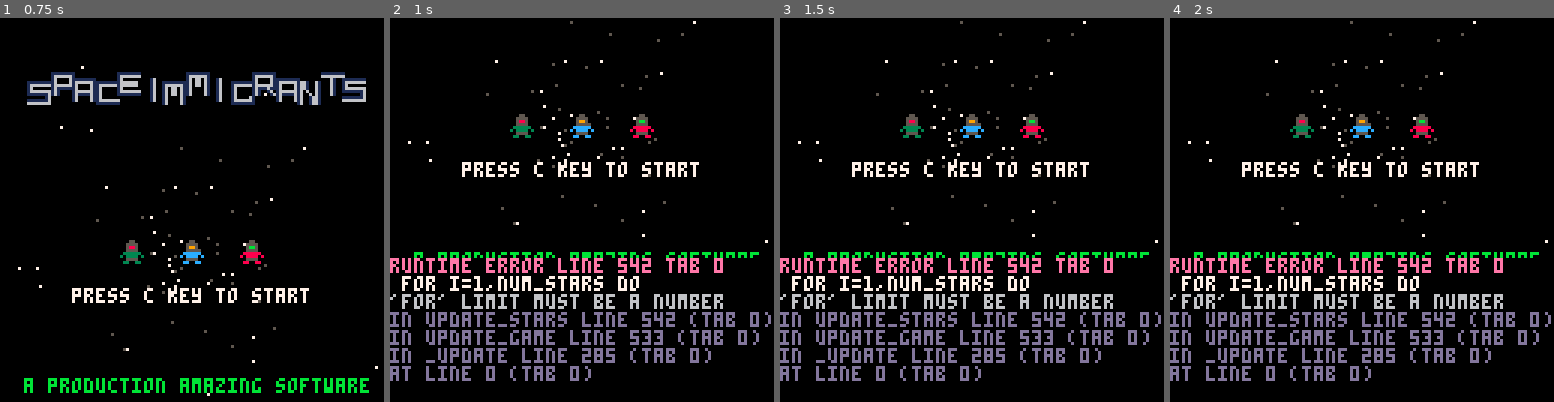
Above: before the commit, frames 1-4 (left to right).
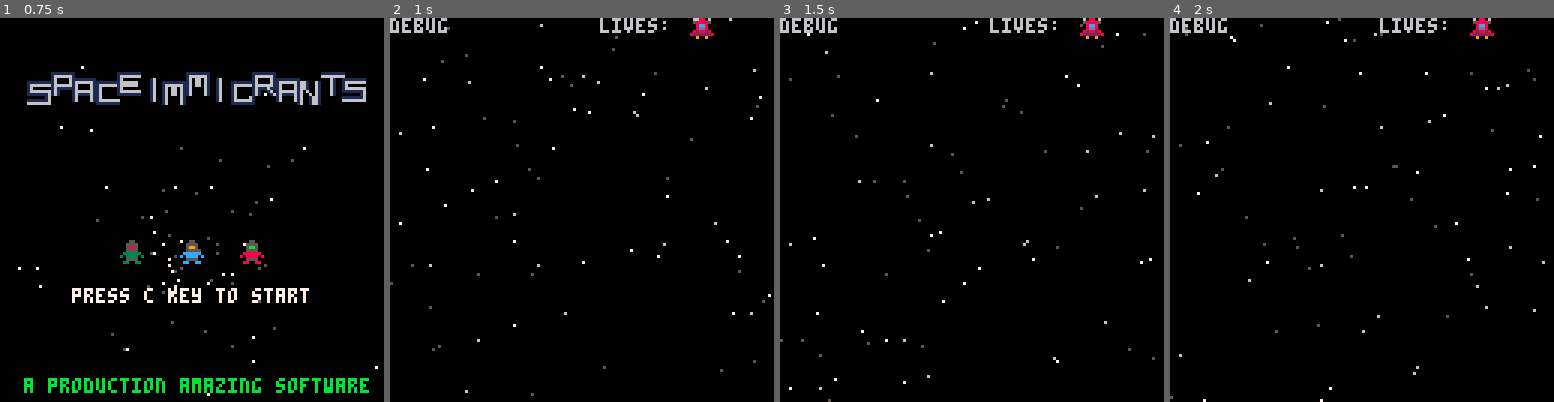
Above: after the commit, the same moments.

Repository: ltpitt/lua-pico-8-invaders
Game: PICO-8 cartridge pico-8-invaders.p8
Same seed, same stepped clock (60 frames per second), same inputs: the game is played once before the commit and once after it.
Inputs:
- Up to frame 1 (0.75 s): tap X (X key) at 0.33 s; tap O (Z key) at 0.7 s
- Up to frame 2 (1 s): no input
- Up to frame 3 (1.5 s): tap X (X key) at 1.07 s
- Up to frame 4 (2 s): hold Right from 1.6 s (still down); tap O (Z key) at 1.7 s; tap X (X key) at 1.85 s

Frame 1 is identical in both runs. In frame 2, 12% of the frame differs, in the area x 0-100%, y 0-99%; in frame 3, 12%; in frame 4, 12%.
Error before the commit: runtime error line 542 tab 0; for i=1,num_stars do; 'for' limit must be a number

Commit message:
feat: Changed _init logic. update_entity_animation and draw_entities now support multiple game states

Diff:
--- a/pico-8-invaders.p8
+++ b/pico-8-invaders.p8
@@ -1,18 +1,14 @@
 pico-8 cartridge // http://www.pico-8.com
 version 8
 __lua__
-entities = {}
-bullets = {}
-game = {}
-game.timer = 1
-game.tick = 1
-text="debug"
+
 
 --
 --- sprite code
 --
-function new_entity(x,y,tick,sprite_list,active,oneshot,move,height,width)
+function new_entity(game_state,x,y,tick,sprite_list,active,oneshot,move,height,width)
  local e = {}
+ e.game_state = game_state
  e.x = x
  e.y = y
  e.sprite_list = sprite_list
@@ -29,23 +25,27 @@
 end
 
 function draw_entities(entity)
- if (entity.active == 1) then
-  spr(entity.sprite_list[entity.current],entity.x,entity.y)
+ if entity.game_state == game.state then
+  if (entity.active == 1) then
+   spr(entity.sprite_list[entity.current],entity.x,entity.y)
+  end
  end
 end
 
 function update_entity_animation(entity)
- if entity.player != 1 then
-  if (entity.active==1) then
-   -- check to see if we're on a tick
-   if (game.timer % entity.tick == 1) then
-    if (entity.current < #entity.sprite_list) then
-      entity.current+=1
-    else
-      entity.current=1
-      if (entity.oneshot==1) then
-        del(entities,entity)
-      end
+ if entity.game_state==game.state then
+  if entity.player != 1 then
+   if (entity.active==1) then
+    -- check to see if we're on a tick
+    if (game.timer % entity.tick == 1) then
+     if (entity.current < #entity.sprite_list) then
+       entity.current+=1
+     else
+       entity.current=1
+       if (entity.oneshot==1) then
+         del(entities,entity)
+       end
+     end
     end
    end
   end
@@ -72,7 +72,7 @@
  local sprite_list = {}
  sprite_list[1] = 1
  sprite_list[2] = 1
- ship = new_entity(x,y,5,sprite_list, 1, 0, 1, 8, 6, 1)
+ ship = new_entity("game",x,y,5,sprite_list, 1, 0, 1, 8, 6, 1)
  ship.type = "player"
  return ship
 end
@@ -99,7 +99,7 @@
  return powerup
 end
 
-function make_cyclop(x,y,color)
+function make_cyclop(game_state,x,y,color)
  local sprite_list={}
  if color=="green" then
   add_to_sprite=0
@@ -114,7 +114,7 @@
  sprite_list[2] = (33 + add_to_sprite)
  sprite_list[3] = (34 + add_to_sprite)
  sprite_list[4] = (35 + add_to_sprite)
- cyclop=new_entity(x,y,5,sprite_list, 1, 0, 1, 8, 8, 1)
+ cyclop=new_entity(game.states.menu,x,y,5,sprite_list, 1, 0, 1, 8, 8, 1)
  return cyclop
 end
 
@@ -260,8 +260,8 @@
 
 function _draw()
  cls()
- if game.state == game.states.splash then
-     draw_splash()
+ if game.state == game.states.menu then
+     draw_menu()
  elseif game.state == game.states.game then
      draw_game()
  elseif game.state == game.states.pause then
@@ -282,8 +282,8 @@
 end
 
 function _update()
- if game.state == game.states.splash then
-     update_splash()
+ if game.state == game.states.menu then
+     update_menu()
  elseif game.state == game.states.game then
      update_game()
  elseif game.state == game.states.pause then
@@ -295,26 +295,31 @@
 
 function _init(  )
  cls()
- -- game states
- game = {}
+ --
+ -- general game init
+ --
+
+ game = {
+  score = 0,
+  timer = 0,
+  screen_size = 128,
+  tick=1
+ }
  game.states = {
-     splash = 0,
-     game = 1,
-     pause = 2,
-     gameover = 3
+  menu = 0,
+  game = 1,
+  pause = 2,
+  gameover = 3
  }
- game.state = game.states.splash
- game.score = 0
- game.timer = 0
- game.screen_size = 128
- if game.state == game.states.splash then
-     init_splash()
- elseif game.state == game.states.game then
-     init_game()
- elseif game.state == game.states.pause then
-     init_pause()
- elseif game.state == game.states.gameover then
-     init_gameover()
+ game.state = game.states.menu
+ entities={}
+ bullets={}
+ text="debug"
+ stars={}
+ stars.number=76
+ stars.game_stars={}
+ for i=1,stars.number do
+  add(stars.game_stars, {rnd(128), rnd(128), 1+rnd(3)})
  end
  -- colors
  colors={
@@ -335,9 +340,10 @@
   darkpink=14,
   pink=15
  }
-end
-
-function init_splash()
+ --
+ -- init_menu
+ --
+
  --music
  start_music(3)
  --center of screen
@@ -348,7 +354,6 @@
  starzv={}
  --2d positions
  starscrx={} starscry={}
- stars=76 --number of stars
  --angle
  angx=0      angy=0      angz=0
  --angle velocity
@@ -362,8 +367,9 @@
  -- camera movement
  a=0.0001
  b={7,5,7} -- colors
- -- init_splash_stars
- for x=1,stars do
+ -- init_menu_stars
+ stars_number=stars.number
+ for x=1,stars_number do
   add(starx,rnd(256)-128)
   add(stary,rnd(256)-128)
   add(starz,200)
@@ -372,57 +378,36 @@
   add(starscry,centery)
  end
  cls()
-
- -- red cyclop splash
- make_intro_cyclop(40,74,"green")
-
- -- blue cyclop splash
- make_intro_cyclop(60,74,"blue")
-
- -- green cyclop splash
- make_intro_cyclop(80,74,"red")
-
-end
-
-
-function init_game()
- -- init game stars
- game_stars={}
- num_stars=10
- for i=1,num_stars do
-  add(game_stars, {rnd(128), rnd(128), 1+rnd(3)})
- end
- ship = make_ship(64,100)
- green_powerup = make_powerup(64,32,"green")
- red_powerup = make_powerup(84,32,"red")
- green_cyclop = make_cyclop(24,64,"green")
- blue_cyclop = make_cyclop(34,64,"blue")
- red_cyclop = make_cyclop(44,64,"red")
- yellow_cyclop = make_cyclop(54,64,"yellow")
- ----make_saucer(32,32)
- ship.type = "player"
- ship.firerate = 5
-end
-
--- splash
-
-function update_splash()
+ -- red cyclop menu
+ make_menu_cyclop(game.states.menu,40,74,"green")
+
+ -- blue cyclop menu
+ make_menu_cyclop(game.states.menu,60,74,"blue")
+
+ -- green cyclop menu
+ make_menu_cyclop(game.states.menu,80,74,"red")
+end
+
+
+-- menu
+function update_menu()
  foreach(entities,update_entity_animation)
  update_timer()
 end
 
-function draw_splash()
- draw_splash_stars()
- draw_splash_logo()
+function draw_menu()
+ draw_menu_stars()
+ draw_menu_logo()
  foreach(entities,draw_entities)
- draw_splash_start_key()
- draw_splash_footer()
+ draw_menu_start_key()
+ draw_menu_footer()
  if btn(4) then
   game.state = game.states.game
  end
-end
-
-function draw_splash_logo()
+
+end
+
+function draw_menu_logo()
  for i = 1,15 do
    t1 = game.timer + i*10 -- change letters animation type
    x = cos(t0)*2 -- x for the animation
@@ -431,7 +416,7 @@
  end
 end
 
-function make_intro_cyclop(x,y,color)
+function make_menu_cyclop(game_state,x,y,color)
  local sprite_list={}
  if color=="red" then
   add_to_sprite=0
@@ -445,23 +430,23 @@
  sprite_list[3] = (98 + add_to_sprite)
  sprite_list[4] = (99 + add_to_sprite)
  sprite_list[5] = (100 + add_to_sprite)
- cyclop=new_entity(x,y,5,sprite_list, 1, 0, 1, 8, 8, 1)
+ cyclop=new_entity(game.states.menu,x,y,5,sprite_list, 1, 0, 1, 8, 8, 1)
  return cyclop
 end
 
 
-function draw_splash_start_key()
+function draw_menu_start_key()
    print("press c key to start",24,90,7)
 end
 
-function draw_splash_footer()
+function draw_menu_footer()
    color = (flr(rnd(19)))
    print("a production amazing software",8,120,color)
 end
 
-function draw_splash_stars()
-
- for x=1,stars do
+function draw_menu_stars()
+
+ for x=1,stars.number do
   --erase old
   pset(starscrx[x],starscry[x],0)
 
@@ -536,20 +521,20 @@
  update_stars()
  foreach(entities,update_entity_animation)
  foreach(bullets, update_bullet)
- are_bullets_colliding()
- is_ship_colliding(ship)
- update_ship()
+ --are_bullets_colliding()
+ --is_ship_colliding(ship)
+ --update_ship()
 end
 
 function update_stars()
- for i=1,num_stars do
-  y = game_stars[i][2]
-  y += game_stars[i][3]
+ for i=1,stars.number do
+  y = stars.game_stars[i][2]
+  y += stars.game_stars[i][3]
   if y > 128 then
    y = y - 128
-   game_stars[i][1] = rnd(127)
+   stars.game_stars[i][1] = rnd(127)
   end
-  game_stars[i][2] = y
+  stars.game_stars[i][2] = y
  end
 end
 
@@ -561,11 +546,26 @@
  foreach(bullets, draw_bullet)
  -- debug
  --print(ship.firerate, 64, 64, 3)
+
+ -- init game stars
+
+
+ -- init game
+ --ship = make_ship(64,100)
+ --green_powerup = make_powerup(64,32,"green")
+ --red_powerup = make_powerup(84,32,"red")
+ --green_cyclop = make_cyclop(24,64,"green")
+ --blue_cyclop = make_cyclop(34,64,"blue")
+ --red_cyclop = make_cyclop(44,64,"red")
+ --yellow_cyclop = make_cyclop(54,64,"yellow")
+ --ship.type = "player"
+ --ship.firerate = 5
+
 end
 
 function draw_stars()
- for i=1,num_stars do
-  star = game_stars[i]
+ for i=1,stars.number do
+  star = stars.game_stars[i]
   x = star[1]
   y = star[2]
   col = 4+star[3]
